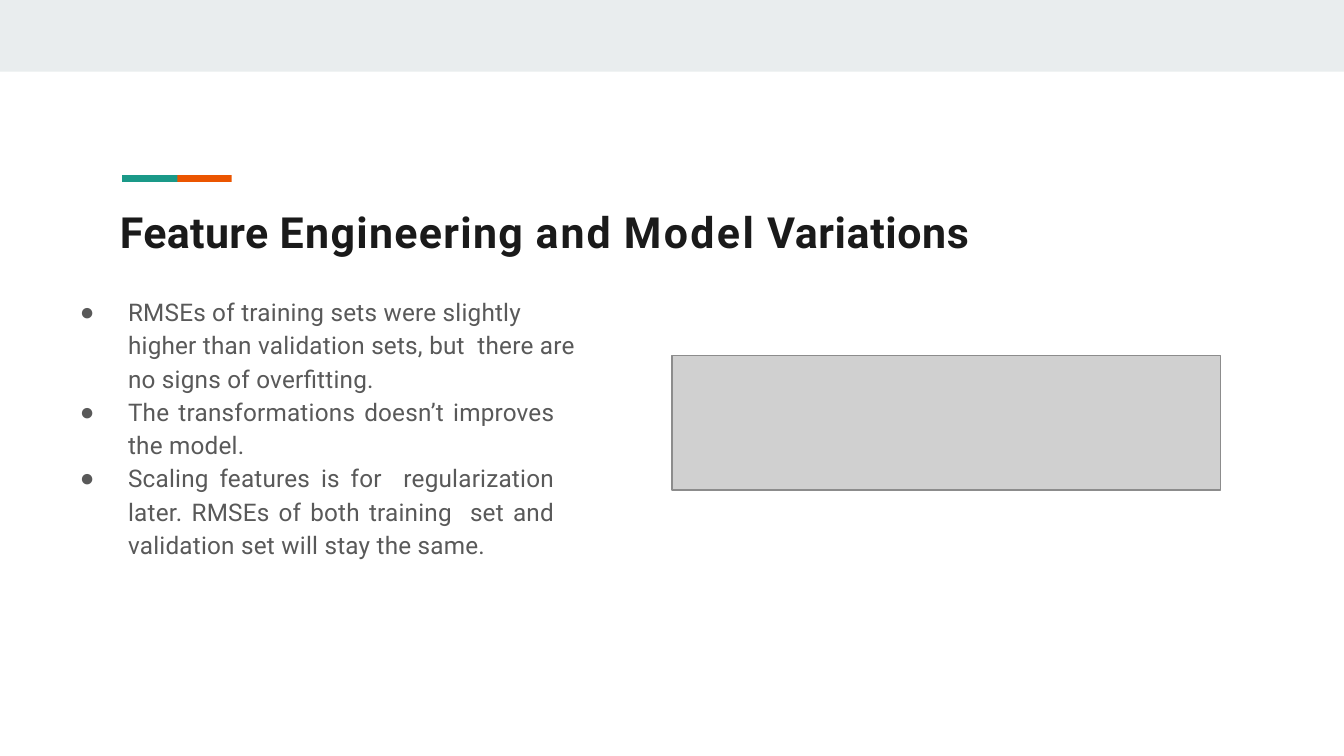
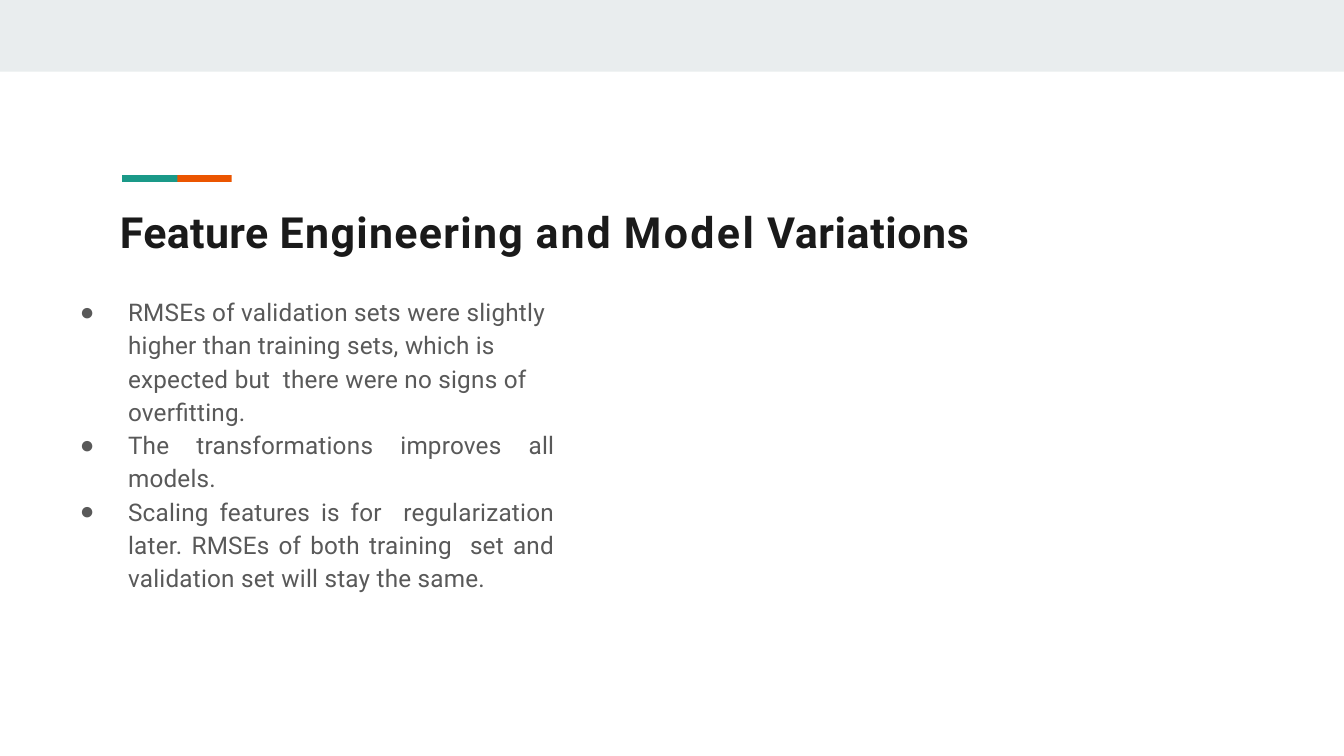
Before and after one commit to moqa19/IBM-Machine-Learning, a slide deck: slide 11 of Project-2-Report.pptx. Drawn at 1344x756 pixels with LibreOffice and Linux fonts; fonts in the diff are those of the drawing; grey boxes stand for pictures. Boxes give left, top, right and bottom in pixels: in the first picture for what was removed or moved away, otherwise in the second. Text is boxed around its words. In the diff, an @@ line names an element or a change of style, - is before the commit and + after.

```diff
--- a/Project-2-Report.pptx
+++ b/Project-2-Report.pptx
@@ text at box(128, 302, 554, 487): text changed @@
-● RMSEs of training sets were slightly higher than validation sets, but there are no signs of overﬁtting.
-● The transformations doesn’t improves the model.
+● RMSEs of validation sets were slightly higher than training sets, which is expected but there were no signs of overﬁtting.
+● The transformations improves all models.
@@ picture removed at box(672, 356, 1220, 491) @@
```
Also in this commit, not shown: 8 other slides changed, 2 slides added, 1 other file.
